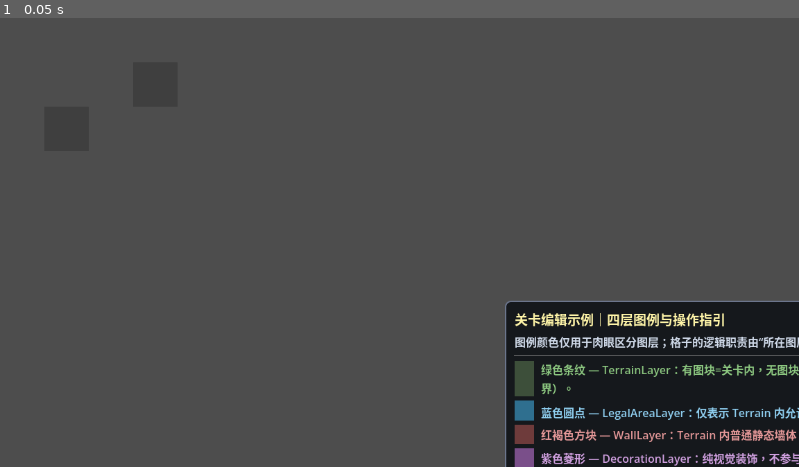
Above: before the commit, frame 1.
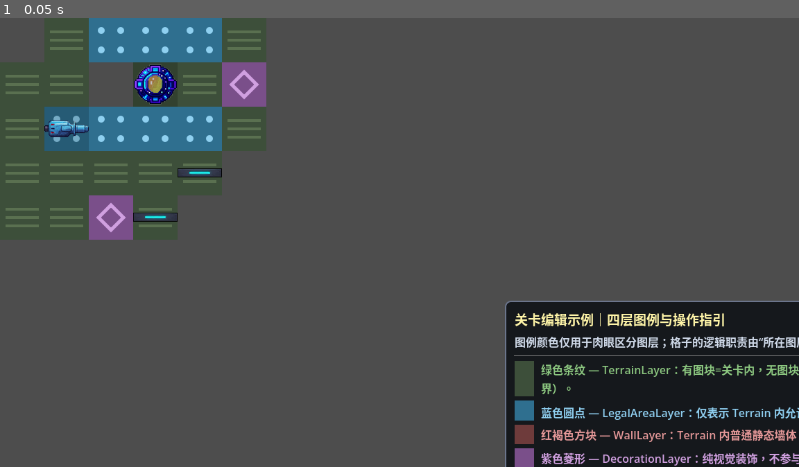
Above: after the commit, the same moment.

Repository: luehunnie/light-speed-singularity
Game: Godot game, scene res://levels/templates/examples/level_template_editing_example.tscn
Same seed, same stepped clock (60 frames per second), same inputs: the game is played once before the commit and once after it. This scene is started directly instead of the project's main scene.
Inputs:
- Up to frame 1 (0.05 s): no input

The runs differ from the first frame. In frame 1, 6.4% of the frame differs, in the area x 0-34%, y 0-50%.

Commit message:
fix(art): 恢复新美术目录下的资源加载闭环

Diff:
--- /dev/null
+++ b/assets/art/decoration/decoration_marker.svg
@@ -0,0 +1,8 @@
+<?xml version="1.0" encoding="UTF-8"?>
+<!-- 技术占位：Decoration 单图块（64×64）。
+     仅用于让 DecorationLayer 在 GUI 中可绘制、可区分；逻辑职责只由所在图层决定，不由本图颜色/形状/文件名决定。
+     对应原共享 atlas 右下象限：纯视觉装饰，不参与边界/阻挡/放置判断。 -->
+<svg xmlns="http://www.w3.org/2000/svg" width="64" height="64" viewBox="0 0 64 64">
+  <rect x="0" y="0" width="64" height="64" fill="#7a4f8a"/>
+  <polygon points="32,14 50,32 32,50 14,32" fill="none" stroke="#d0a0e0" stroke-width="5"/>
+</svg>
--- /dev/null
+++ b/assets/art/legal_area/legal_area_cell.svg
@@ -0,0 +1,11 @@
+<?xml version="1.0" encoding="UTF-8"?>
+<!-- 技术占位：LegalArea 单图块（64×64）。
+     仅用于让 LegalAreaLayer 在 GUI 中可绘制、可区分；逻辑职责只由所在图层决定，不由本图颜色/形状/文件名决定。
+     对应原共享 atlas 左下象限：Terrain 内允许放置覆盖。 -->
+<svg xmlns="http://www.w3.org/2000/svg" width="64" height="64" viewBox="0 0 64 64">
+  <rect x="0" y="0" width="64" height="64" fill="#2f6f8f"/>
+  <circle cx="18" cy="18" r="5" fill="#8fd0f0"/>
+  <circle cx="46" cy="18" r="5" fill="#8fd0f0"/>
+  <circle cx="18" cy="46" r="5" fill="#8fd0f0"/>
+  <circle cx="46" cy="46" r="5" fill="#8fd0f0"/>
+</svg>
--- /dev/null
+++ b/assets/art/terrain/terrain_cell.svg
@@ -0,0 +1,10 @@
+<?xml version="1.0" encoding="UTF-8"?>
+<!-- 技术占位：Terrain 单图块（64×64）。
+     仅用于让 TerrainLayer 在 GUI 中可绘制、可区分；逻辑职责只由所在图层决定，不由本图颜色/形状/文件名决定。
+     对应原共享 atlas 左上象限：关卡内部地面。 -->
+<svg xmlns="http://www.w3.org/2000/svg" width="64" height="64" viewBox="0 0 64 64">
+  <rect x="0" y="0" width="64" height="64" fill="#3d4f3a"/>
+  <line x1="8" y1="20" x2="56" y2="20" stroke="#5a7050" stroke-width="4"/>
+  <line x1="8" y1="32" x2="56" y2="32" stroke="#5a7050" stroke-width="4"/>
+  <line x1="8" y1="44" x2="56" y2="44" stroke="#5a7050" stroke-width="4"/>
+</svg>
--- /dev/null
+++ b/assets/art/tilesets/decoration_tileset.tres
@@ -0,0 +1,12 @@
+[gd_resource type="TileSet" format=3 uid="uid://bmbflag7qp3n6"]
+
+[ext_resource type="Texture2D" path="res://assets/art/decoration/decoration_marker.svg" id="1_atlas"]
+
+[sub_resource type="TileSetAtlasSource" id="TileSetAtlasSource_placeholder"]
+texture = ExtResource("1_atlas")
+texture_region_size = Vector2i(64, 64)
+0:0/0 = 0
+
+[resource]
+tile_size = Vector2i(64, 64)
+sources/0 = SubResource("TileSetAtlasSource_placeholder")
--- /dev/null
+++ b/assets/art/tilesets/legal_area_tileset.tres
@@ -0,0 +1,12 @@
+[gd_resource type="TileSet" format=3 uid="uid://cv15gkq3ahuni"]
+
+[ext_resource type="Texture2D" path="res://assets/art/legal_area/legal_area_cell.svg" id="1_atlas"]
+
+[sub_resource type="TileSetAtlasSource" id="TileSetAtlasSource_placeholder"]
+texture = ExtResource("1_atlas")
+texture_region_size = Vector2i(64, 64)
+0:0/0 = 0
+
+[resource]
+tile_size = Vector2i(64, 64)
+sources/0 = SubResource("TileSetAtlasSource_placeholder")
--- /dev/null
+++ b/assets/art/tilesets/terrain_tileset.tres
@@ -0,0 +1,12 @@
+[gd_resource type="TileSet" format=3 uid="uid://bnek2denq6pnd"]
+
+[ext_resource type="Texture2D" path="res://assets/art/terrain/terrain_cell.svg" id="1_atlas"]
+
+[sub_resource type="TileSetAtlasSource" id="TileSetAtlasSource_placeholder"]
+texture = ExtResource("1_atlas")
+texture_region_size = Vector2i(64, 64)
+0:0/0 = 0
+
+[resource]
+tile_size = Vector2i(64, 64)
+sources/0 = SubResource("TileSetAtlasSource_placeholder")
--- /dev/null
+++ b/assets/art/tilesets/wall_tileset.tres
@@ -0,0 +1,12 @@
+[gd_resource type="TileSet" format=3 uid="uid://def2ipanaqi3u"]
+
+[ext_resource type="Texture2D" path="res://assets/art/wall/wall_straight.png" id="1_atlas"]
+
+[sub_resource type="TileSetAtlasSource" id="TileSetAtlasSource_placeholder"]
+texture = ExtResource("1_atlas")
+texture_region_size = Vector2i(64, 64)
+0:0/0 = 0
+
+[resource]
+tile_size = Vector2i(64, 64)
+sources/0 = SubResource("TileSetAtlasSource_placeholder")
--- a/assets/visual_profiles/basic_crystal_visuals.tres
+++ b/assets/visual_profiles/basic_crystal_visuals.tres
@@ -2,8 +2,8 @@
 
 [ext_resource type="Script" uid="uid://djtcgpsdp3a5x" path="res://gameplay/visuals/object_visuals/object_visual_profile.gd" id="1_profile"]
 [ext_resource type="Script" uid="uid://b562k3phylvi3" path="res://gameplay/visuals/visual_state_texture.gd" id="2_state"]
-[ext_resource type="Texture2D" uid="uid://dxfe0ywsqls0a" path="res://assets/art/crystals/crystal_normal_unlit.png" id="3_unlit_tex"]
-[ext_resource type="Texture2D" uid="uid://di2u4fro16ild" path="res://assets/art/crystals/crystal_normal_lit.png" id="4_lit_tex"]
+[ext_resource type="Texture2D" path="res://assets/art/crystal/crystal_normal_unlit.png" id="3_unlit_tex"]
+[ext_resource type="Texture2D" path="res://assets/art/crystal/crystal_normal_lit.png" id="4_lit_tex"]
 
 [sub_resource type="Resource" id="VisualStateTexture_unlit"]
 script = ExtResource("2_state")
--- a/assets/visual_profiles/emitter_visuals.tres
+++ b/assets/visual_profiles/emitter_visuals.tres
@@ -2,10 +2,11 @@
 
 [ext_resource type="Script" uid="uid://djtcgpsdp3a5x" path="res://gameplay/visuals/object_visuals/object_visual_profile.gd" id="1_profile"]
 [ext_resource type="Script" uid="uid://b562k3phylvi3" path="res://gameplay/visuals/visual_state_texture.gd" id="2_state"]
-[ext_resource type="Texture2D" uid="uid://71qm2t1ghuc8" path="res://assets/art/world/emitters/emitter_basic.png" id="3_default_tex"]
+[ext_resource type="Texture2D" path="res://assets/art/emitter/emitter_basic.png" id="3_default_tex"]
 
 [sub_resource type="Resource" id="VisualStateTexture_default"]
 script = ExtResource("2_state")
+state_id = "default"
 world_texture = ExtResource("3_default_tex")
 
 [resource]
--- a/assets/visual_profiles/single_cell_mirror_visuals.tres
+++ b/assets/visual_profiles/single_cell_mirror_visuals.tres
@@ -2,8 +2,8 @@
 
 [ext_resource type="Script" uid="uid://djtcgpsdp3a5x" path="res://gameplay/visuals/object_visuals/object_visual_profile.gd" id="1_profile"]
 [ext_resource type="Script" uid="uid://b562k3phylvi3" path="res://gameplay/visuals/visual_state_texture.gd" id="2_state"]
-[ext_resource type="Texture2D" uid="uid://dyuuaqeffbhhq" path="res://assets/art/mechanisms/mirrors/large_mirror.png" id="3_slash_tex"]
-[ext_resource type="Texture2D" uid="uid://rkyucbyj67ux" path="res://assets/art/mechanisms/mirrors/large_mirror_other.png" id="4_backslash_tex"]
+[ext_resource type="Texture2D" path="res://assets/art/mirror/mirror_slash.png" id="3_slash_tex"]
+[ext_resource type="Texture2D" path="res://assets/art/mirror/mirror_backslash.png" id="4_backslash_tex"]
 
 [sub_resource type="Resource" id="VisualStateTexture_slash"]
 script = ExtResource("2_state")
--- a/levels/templates/examples/level_template_editing_example.tscn
+++ b/levels/templates/examples/level_template_editing_example.tscn
@@ -1,9 +1,9 @@
 [gd_scene format=4 uid="uid://ccw1k0y07mypx"]
 
-[ext_resource type="TileSet" uid="uid://bnek2denq6pnd" path="res://assets/art/tilesets/placeholder_terrain_tileset.tres" id="1_terrain"]
-[ext_resource type="TileSet" uid="uid://def2ipanaqi3u" path="res://assets/art/tilesets/placeholder_wall_tileset.tres" id="2_wall"]
-[ext_resource type="TileSet" uid="uid://cv15gkq3ahuni" path="res://assets/art/tilesets/placeholder_legal_area_tileset.tres" id="3_legal"]
-[ext_resource type="TileSet" uid="uid://bmbflag7qp3n6" path="res://assets/art/tilesets/placeholder_decoration_tileset.tres" id="4_decoration"]
+[ext_resource type="TileSet" uid="uid://bnek2denq6pnd" path="res://assets/art/tilesets/terrain_tileset.tres" id="1_terrain"]
+[ext_resource type="TileSet" uid="uid://def2ipanaqi3u" path="res://assets/art/tilesets/wall_tileset.tres" id="2_wall"]
+[ext_resource type="TileSet" uid="uid://cv15gkq3ahuni" path="res://assets/art/tilesets/legal_area_tileset.tres" id="3_legal"]
+[ext_resource type="TileSet" uid="uid://bmbflag7qp3n6" path="res://assets/art/tilesets/decoration_tileset.tres" id="4_decoration"]
 [ext_resource type="PackedScene" uid="uid://bnqexhtb2sfgu" path="res://gameplay/mechanisms/emitters/emitter_config_node.tscn" id="5_emitter"]
 [ext_resource type="PackedScene" path="res://gameplay/crystals/basic_crystal.tscn" id="6_crystal"]
 
--- a/levels/templates/level_template.tscn
+++ b/levels/templates/level_template.tscn
@@ -1,9 +1,9 @@
 [gd_scene format=3]
 
-[ext_resource type="TileSet" path="res://assets/art/tilesets/placeholder_terrain_tileset.tres" id="1_terrain"]
-[ext_resource type="TileSet" path="res://assets/art/tilesets/placeholder_wall_tileset.tres" id="2_wall"]
-[ext_resource type="TileSet" path="res://assets/art/tilesets/placeholder_legal_area_tileset.tres" id="3_legal"]
-[ext_resource type="TileSet" path="res://assets/art/tilesets/placeholder_decoration_tileset.tres" id="4_decoration"]
+[ext_resource type="TileSet" path="res://assets/art/tilesets/terrain_tileset.tres" id="1_terrain"]
+[ext_resource type="TileSet" path="res://assets/art/tilesets/wall_tileset.tres" id="2_wall"]
+[ext_resource type="TileSet" path="res://assets/art/tilesets/legal_area_tileset.tres" id="3_legal"]
+[ext_resource type="TileSet" path="res://assets/art/tilesets/decoration_tileset.tres" id="4_decoration"]
 [ext_resource type="PackedScene" path="res://gameplay/mechanisms/emitters/emitter_config_node.tscn" id="5_emitter"]
 [ext_resource type="PackedScene" path="res://gameplay/crystals/basic_crystal.tscn" id="6_crystal"]
 
Not shown, added: assets/art/backguound/background2.png.import
Not shown, added: assets/art/crystal/blue_crystal_activate.png.import
Not shown, added: assets/art/crystal/blue_crystal_unactivate.png.import
Renamed: assets/art/crystal/normal_crystal_activate.png -> assets/art/crystal/crystal_normal_lit.png
Not shown, added: assets/art/crystal/crystal_normal_lit.png.import
Renamed: assets/art/crystal/normal_crystal_unactivate.png -> assets/art/crystal/crystal_normal_unlit.png
Not shown, added: assets/art/crystal/crystal_normal_unlit.png.import
Not shown, added: assets/art/crystal/green_crystal_activate.png.import
Not shown, added: assets/art/crystal/green_crystal_unactivate.png.import
Not shown, added: assets/art/crystal/red_crystal_activate.png.import
Not shown, added: assets/art/crystal/red_crystal_unactivate.png.import
Not shown, added: assets/art/decoration/decoration_marker.svg.import
(and 30 more such lines)
